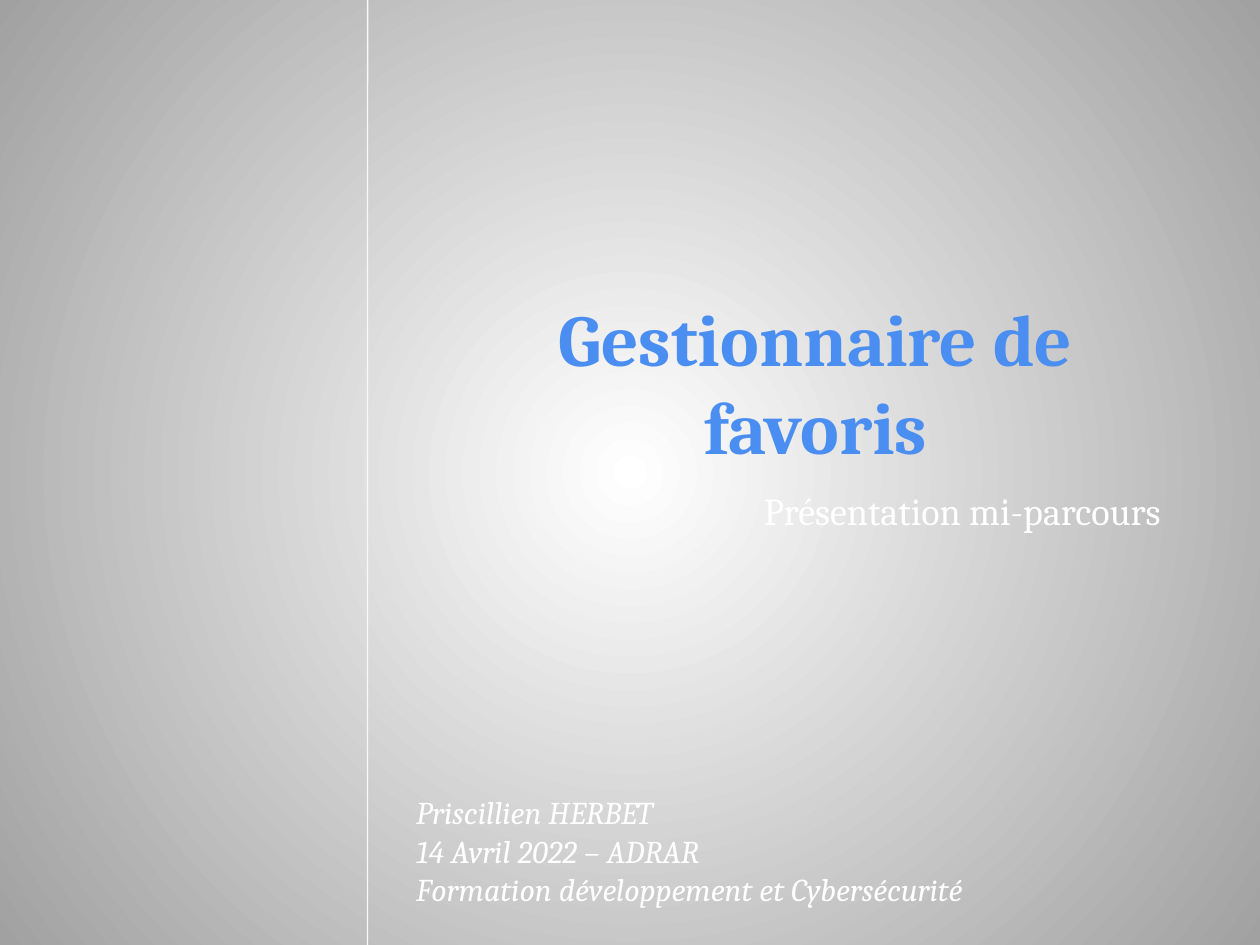
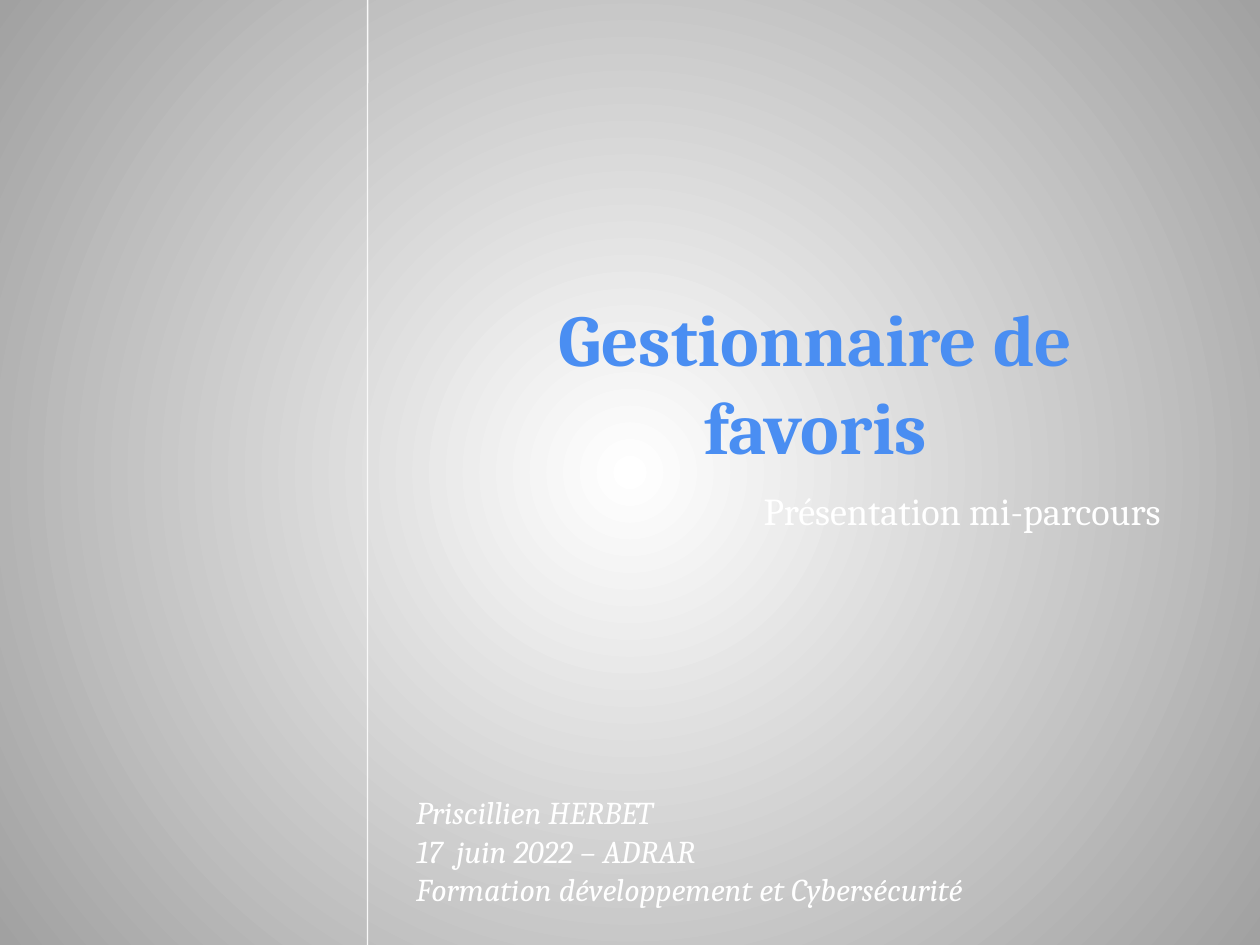
Before and after one commit to PHerbet/Realisation_fil_rouge, a slide deck: slide 1 of Realisation_4_Conception-MCD-MLD-SQL/presentation_oral_Priscillien_Herbet.pptx. Drawn at 1260x945 pixels with LibreOffice and Linux fonts; fonts in the diff are those of the drawing; background and template pictures are left out. Boxes give left, top, right and bottom in pixels: in the first picture for what was removed or moved away, otherwise in the second. Text is boxed around its words. In the diff, an @@ line names an element or a change of style, - is before the commit and + after.

```diff
--- a/Realisation_4_Conception-MCD-MLD-SQL/presentation_oral_Priscillien_Herbet.pptx
+++ b/Realisation_4_Conception-MCD-MLD-SQL/presentation_oral_Priscillien_Herbet.pptx
@@ text at (416, 842, 695, 869): text changed @@
-14 Avril 2022 – ADRAR
+17 juin 2022 – ADRAR
```
Also in this commit, not shown: 19 other slides changed, 9 slides added, 18 other files.
